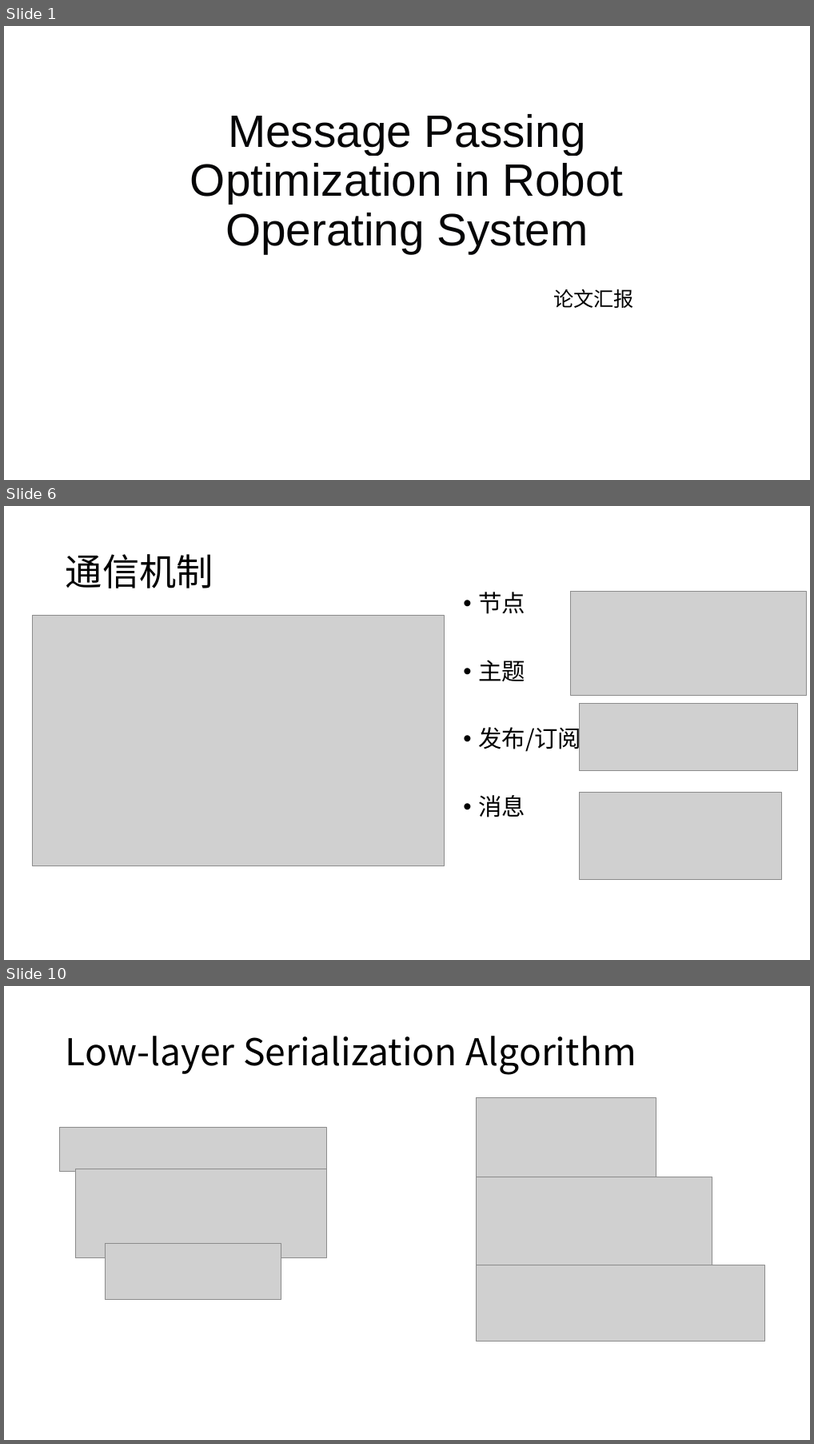
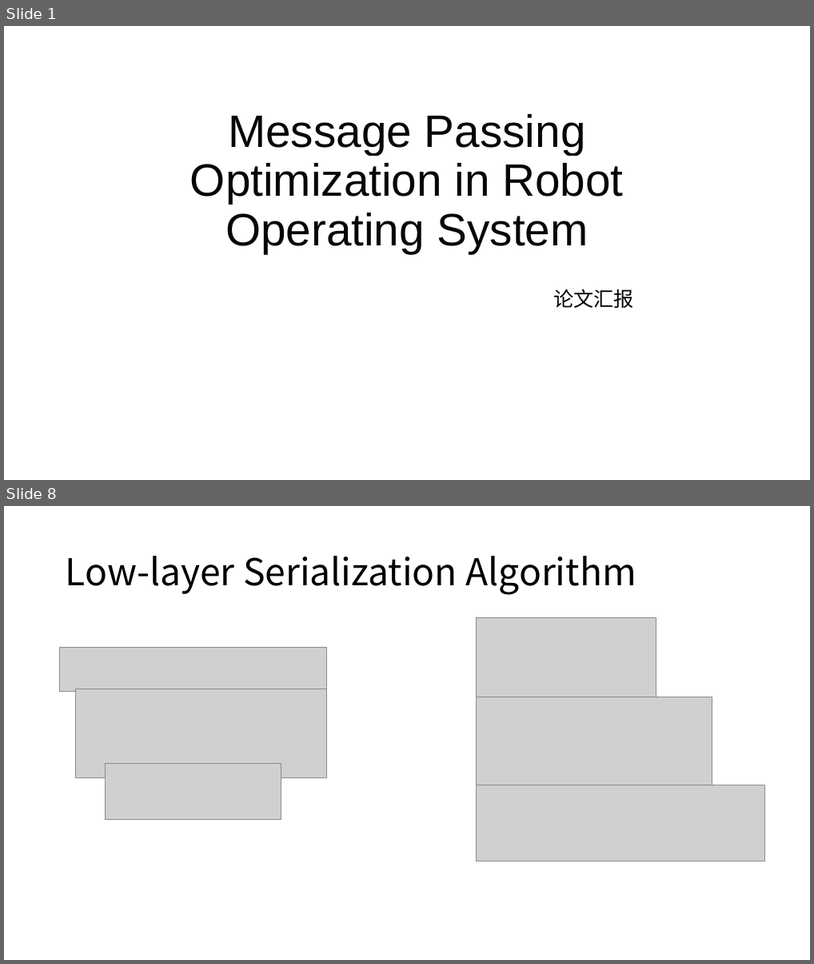
Before and after one commit to ArthurWANGZHE/plct, a slide deck: Task19/ATSA.pptx. Shown one above the other, each under a label of ours: slides 1, 6 and 10 before the commit, slides 1 and 8 after it; the slides between them are not shown. The pictures are 814x1444 and 814x964 pixels, drawn with LibreOffice and Linux fonts; fonts in the diff are those of the drawing; grey boxes stand for pictures. Boxes give left, top, right and bottom in pixels: in the first picture for what was removed or moved away, otherwise in the second. Text is boxed around its words. In the diff, an @@ line names an element or a change of style, - is before the commit and + after.

```diff
--- a/Task19/ATSA.pptx
+++ b/Task19/ATSA.pptx
@@ slide 6 removed at (4, 506, 810, 960), background #FFFFFF @@
@@ title removed at (66, 554, 214, 588) @@
-通信机制
@@ text removed at (478, 592, 582, 817) @@
-• 节点
-• 主题
-• 发布/订阅
-• 消息
@@ picture removed at (571, 592, 806, 696) @@
@@ picture removed at (33, 615, 444, 866) @@
@@ picture removed at (579, 704, 798, 770) @@
@@ picture removed at (579, 792, 782, 880) @@
@@ what was slide 10 is now slide 8 @@
```
Also in this commit, not shown: 7 slides changed, 5 slides added, 4 other slides removed.
